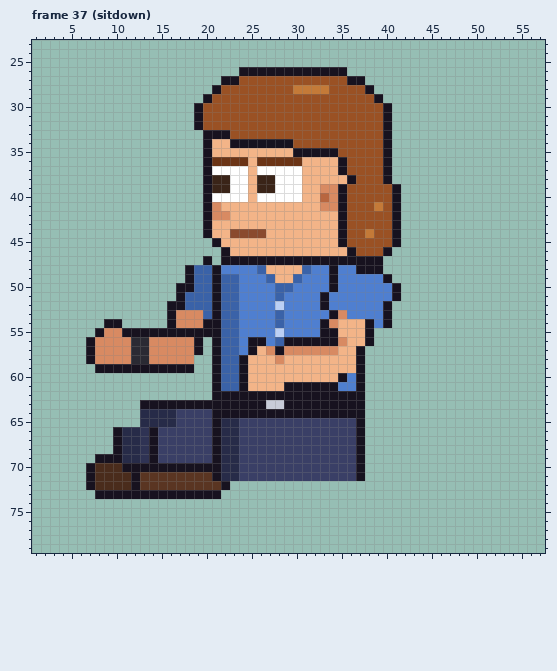
File history of a pixel-art file, sprites/custom/custom_intern_bob_left_anim.aseprite. This is how it looked before the edit.
64x80 pixels, 129 frames. Shown: frame 37 (sitdown): x 1..57, y 23..79. The old version is drawn lined up with the new one. The commit also changed other frames, which this record leaves out.
Now the later version:
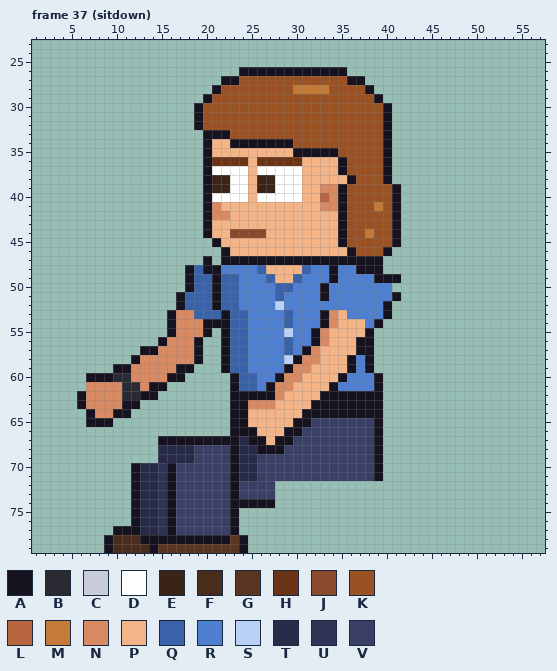
Palette (. is transparent): A #17121f  B #2a2a33  C #c8ccd8  D #ffffff  E #3a2418  F #4a2c1c  G #5a3522  H #6b3416  J #8a4a2e  K #9a5124  L #b8663f  M #c47a38  N #d88a62  P #f3b488  Q #3a62a8  R #4f7fd0  S #bbd0f5  T #272b48  U #2f3354  V #3a3f66
The exact change:
whole drawing moved by -2,-6 (the old picture is shown already moved)
Frame 37 (sitdown):
y 48: x 20 Q -> A
y 49: x 39 R -> A; x 41 . -> A
y 50: x 17 A -> .; x 33..34 RA -> AR; x 41 A -> .
y 52: x 16 A -> .; x 33 A -> R
y 53: x 19 N -> Q; x 21..22 AQ -> QA; x 24 R -> Q; x 28..29 QR -> RQ; x 33..35 RAN -> ANP
y 54: x 9..10 AA -> ..; x 22 Q -> A; x 24 R -> Q; x 28..29 QR -> RQ; x 38..40 ARA -> RA.
y 55: x 8..15 ANNAAAAA -> ........; x 17..19 AAA -> NNN; x 21..22 AQ -> .A; x 24 R -> Q; x 28..29 SR -> RS; x 32..34 RAA -> ANP
y 56: x 7..15 ANNNNBBNN -> ........A; x 21..22 AQ -> .A; x 24..26 RAA -> QRR; x 28..31 QAAA -> RQRR; x 33..35 AAN -> NPP; x 37 P -> A
y 57: x 7..14 ANNNNBBN -> ......AA; x 21..22 AQ -> .A; x 24..31 RAPNANNN -> QRRRRQRA; x 33..34 NN -> PP; x 38 . -> A
y 58: x 7..13 ANNNNBB -> .....AN; x 19 . -> A; x 21..22 AQ -> .A; x 24..32 APPPNPPPP -> QRRRRSANN; x 36..38 PA. -> ARA
y 59: x 8..9 AA -> ..; x 12..16 AAAAA -> NNNNN; x 21..22 AQ -> .A; x 24..31 APPPPPPP -> QRRRRANN; x 36..38 PA. -> ARA
y 60: x 7..17 ........... -> AAABBNNNNAA; x 21..30 AQQAPPPPPP -> ..AQQRRANN; x 37..39 A.. -> RRA
y 61: x 7..15 ......... -> NNNNBBNAA; x 21..33 AQQAPPPPAAAAA -> ..AQQRANNPPPP; x 37..39 A.. -> RRA
y 62: x 6..14 ......... -> ANNNNBBAA; x 21..22 AA -> ..; x 28..32 AAAAA -> NPPPP; x 38..39 .. -> AA
y 63: x 6..22 .......AAAAAAAAAA -> ANNNNAA..........; x 25..31 AACCAAA -> NNNPPPP; x 38..39 .. -> AA
y 64: x 7..11 ..... -> ANNAA; x 13..22 TTTTVVVVAA -> ..........; x 25..30 AAAAAA -> PPPPPP; x 38..39 .. -> AA
y 65: x 7..9 ... -> AAA; x 13..31 TTTTVVVVATTVVVVVVVV -> ..........AAPPPPPAA; x 37..39 A.. -> VVA
y 66: x 10..30 ATTUAVVVVVVATTVVVVVVV -> .............AAAPPPAA; x 37..39 A.. -> VVA
y 67: x 10..20 ATTUAVVVVVV -> .....AAAAAA; x 22..29 TTVVVVVV -> AATAAPAA; x 37..39 A.. -> VVA
y 68: x 10..18 ATTUAVVVV -> .....TTTT; x 21..28 ATTVVVVV -> VVATTAAA; x 37..39 A.. -> VVA
y 69: x 8..18 AAATTUAVVVV -> .......TTTT; x 21..25 ATTVV -> VVATT; x 37..39 A.. -> VVA
y 70: x 7..11 AFFFA -> .....; x 13..15 AAA -> TTU; x 17..25 AAAAATTVV -> VVVVVVATT; x 37..39 A.. -> VVA
y 71: x 7..11 AFFFF -> .....; x 13..25 GGGGGGGGATTVV -> TTUAVVVVVVATT; x 37..39 A.. -> VVA
y 72: x 7..11 AFFFF -> .....; x 13..27 GGGGGGGGGA..... -> TTUAVVVVVVAVVVV
y 73: x 8..11 AAAA -> ....; x 13..15 AAA -> TTU; x 17..27 AAAAA...... -> VVVVVVAVVVV
y 74: x 12..27 ................ -> ATTUAVVVVVVAAAAA
y 75..76: x 12..23 ............ -> ATTUAVVVVVVA
y 77: x 10..23 .............. -> AAATTUAVVVVVVA
y 78: x 9..24 ................ -> AFFFAAAAAAAAAAGA
y 79: x 9..24 ................ -> AFFFFAGGGGGGGGGA
